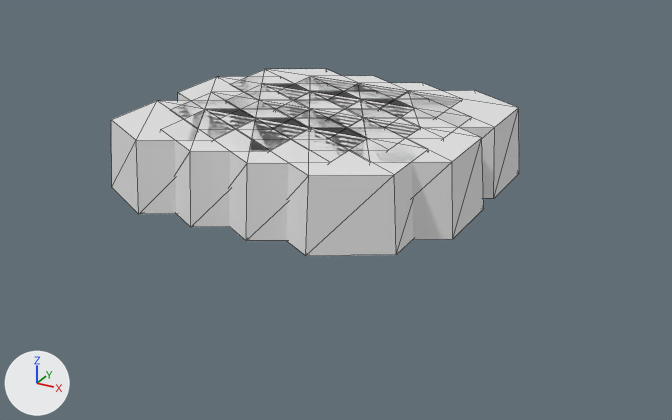
Before and after pictures for a commit that changed the OBJ model src/NavMesh/Files/Arena.obj.
Before and after are seen from a 50 mm camera at (3694.0, -6043.0, 2631.0) aimed at (952.0, -1057.0, 139.0). Lighting does not change. The marker at lower left points along +X, +Y and +Z. Mesh edges are drawn as thin lines. Where no turn or scale is listed for an object, it has been applied to the vertices. Vertices at the same position are counted once.

The first picture shows 'Arena'.
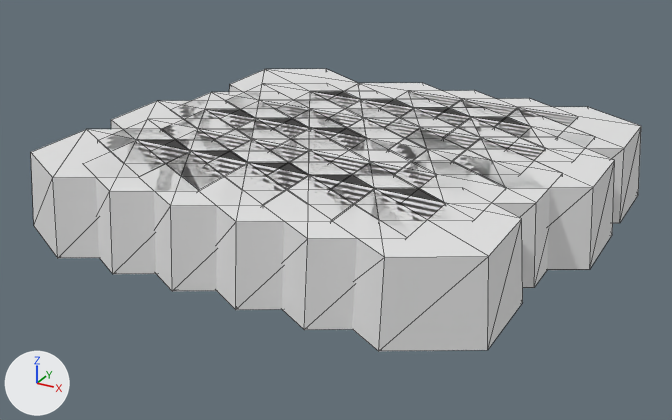
Boxes [x1, y1, x2, y2] around the edits, measured in the pictures (672 x 420 px; the box of a moved part takes in the faces that stretch with it):
'Arena', reshaped (49% wider, 51% taller): before [111, 69, 519, 256]; after [31, 69, 641, 351]
part 1 of me_arena, moved or reshaped: before [178, 76, 311, 108]; after [98, 119, 252, 163]
part 2 of me_arena, moved or reshaped: before [278, 76, 409, 108]; after [31, 129, 191, 258]
part 3 of me_arena, added: after [151, 128, 306, 177]
part 4 of me_arena, added: after [83, 139, 247, 274]
part 5 of me_arena, added: after [207, 138, 371, 184]
part 6 of me_arena, added: after [138, 150, 286, 291]
part 7 of me_arena, added: after [267, 149, 433, 189]
part 8 of me_arena, added: after [198, 162, 373, 310]
part 9 of me_arena, added: after [435, 98, 551, 127]
part 10 of me_arena, added: after [384, 108, 529, 148]
part 11 of me_arena, added: after [389, 127, 521, 173]
part 12 of me_arena, added: after [331, 161, 506, 220]
part 13 of me_arena, added: after [262, 174, 444, 330]
part 14 of me_arena, added: after [494, 107, 641, 223]
part 15 of me_arena, added: after [444, 116, 595, 157]
part 16 of me_arena, added: after [452, 137, 615, 270]
part 17 of me_arena, added: after [393, 148, 563, 288]
part 18 of me_arena, added: after [331, 188, 523, 351]

The change, as a diff of the scene's bpy script:
```diff
--- a/src/NavMesh/Files/Arena.obj.py
+++ b/src/NavMesh/Files/Arena.obj.py
@@ me_arena @@
 me_arena.from_pydata(...)  # 432 vertices, 500 faces; spans x -693.0..1776.0, y -1676.0..551.0, z 100.0..608.0
 # used by ob_arena; location = (0.0, 0.0, 0.0)
+# me_arena part 1: the loose piece of 12 vertices spanning x -693.0..260.0, y -926.0..176.0, z 100.0..608.0 is moved by (217.0, -1125.0, 0.0)
+# me_arena part 2: the loose piece of 12 vertices spanning x -44.0..910.0, y -551.0..551.0, z 100.0..608.0 is moved by (-650.0, -1875.0, 0.0)
+# me_arena part 3: a new loose piece, a 6-sided cut cone along z (radius 550.0 at the low end, 505.0 at the high end) spanning x -44.0..910.0, y -2051.0..-949.0, z 100.0..608.0
+# me_arena part 4: a new loose piece, a 6-sided cut cone along z (radius 550.0 at the low end, 505.0 at the high end) spanning x -260.0..693.0, y -2426.0..-1324.0, z 100.0..608.0
+# me_arena part 5: a new loose piece, a 6-sided cut cone along z (radius 550.0 at the low end, 505.0 at the high end) spanning x 389.0..1343.0, y -2051.0..-949.0, z 100.0..608.0
+# me_arena part 6: a new loose piece, a 6-sided cut cone along z (radius 550.0 at the low end, 505.0 at the high end) spanning x 173.0..1126.0, y -2426.0..-1324.0, z 100.0..608.0
+# me_arena part 7: a new loose piece, a 6-sided cut cone along z (radius 550.0 at the low end, 505.0 at the high end) spanning x 822.0..1776.0, y -2051.0..-949.0, z 100.0..608.0
+# me_arena part 8: a new loose piece, a 6-sided cut cone along z (radius 550.0 at the low end, 505.0 at the high end) spanning x 606.0..1559.0, y -2426.0..-1324.0, z 100.0..608.0
+# me_arena part 9: a new loose piece, a 6-sided cut cone along z (radius 550.0 at the low end, 505.0 at the high end) spanning x 1255.0..2209.0, y -551.0..551.0, z 100.0..608.0
+# me_arena part 10: a new loose piece, a 6-sided cut cone along z (radius 550.0 at the low end, 505.0 at the high end) spanning x 1039.0..1992.0, y -926.0..176.0, z 100.0..608.0
+# me_arena part 11: a new loose piece, a 6-sided cut cone along z (radius 550.0 at the low end, 505.0 at the high end) spanning x 1255.0..2209.0, y -1301.0..-199.0, z 100.0..608.0
+# me_arena part 12: a new loose piece, a 6-sided cut cone along z (radius 550.0 at the low end, 505.0 at the high end) spanning x 1255.0..2209.0, y -2051.0..-949.0, z 100.0..608.0
+# me_arena part 13: a new loose piece, a 6-sided cut cone along z (radius 550.0 at the low end, 505.0 at the high end) spanning x 1039.0..1992.0, y -2426.0..-1324.0, z 100.0..608.0
+# me_arena part 14: a new loose piece, a 6-sided cut cone along z (radius 550.0 at the low end, 505.0 at the high end) spanning x 1688.0..2642.0, y -551.0..551.0, z 100.0..608.0
+# me_arena part 15: a new loose piece, a 6-sided cut cone along z (radius 550.0 at the low end, 505.0 at the high end) spanning x 1472.0..2425.0, y -926.0..176.0, z 100.0..608.0
+# me_arena part 16: a new loose piece, a 6-sided cut cone along z (radius 550.0 at the low end, 505.0 at the high end) spanning x 1688.0..2642.0, y -1301.0..-199.0, z 100.0..608.0
+# me_arena part 17: a new loose piece, a 6-sided cut cone along z (radius 550.0 at the low end, 505.0 at the high end) spanning x 1472.0..2425.0, y -1676.0..-574.0, z 100.0..608.0
+# me_arena part 18: a new loose piece, a 6-sided cut cone along z (radius 550.0 at the low end, 505.0 at the high end) spanning x 1472.0..2425.0, y -2426.0..-1324.0, z 100.0..608.0
```
